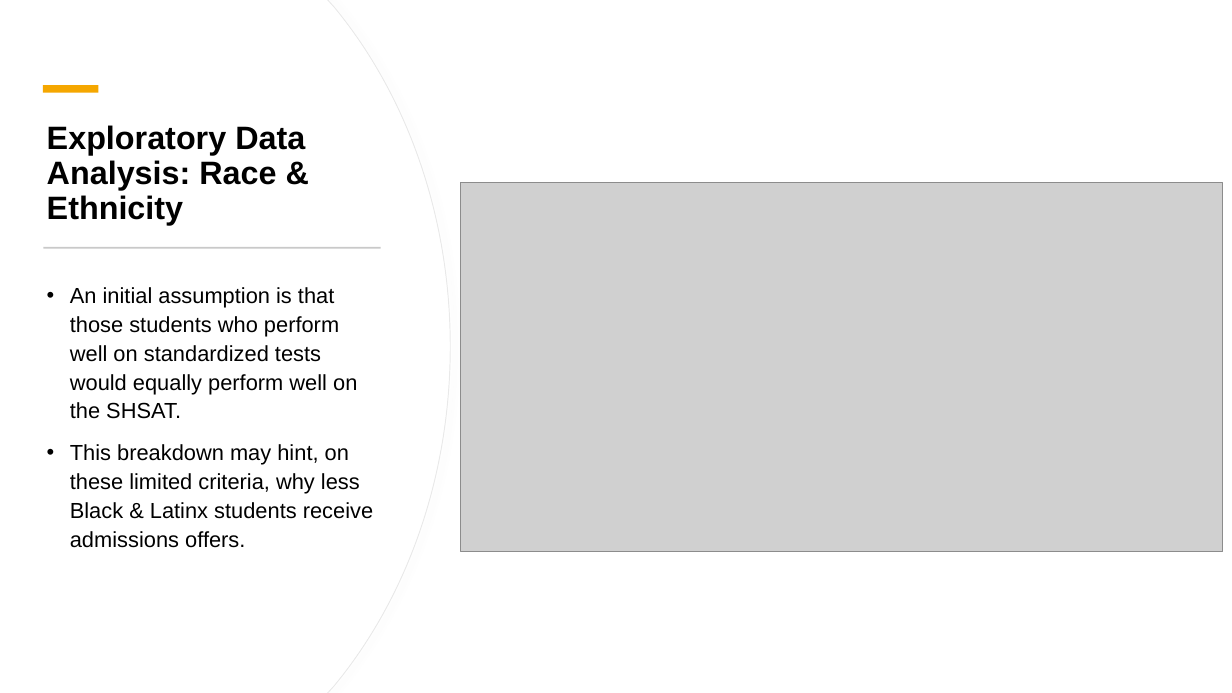
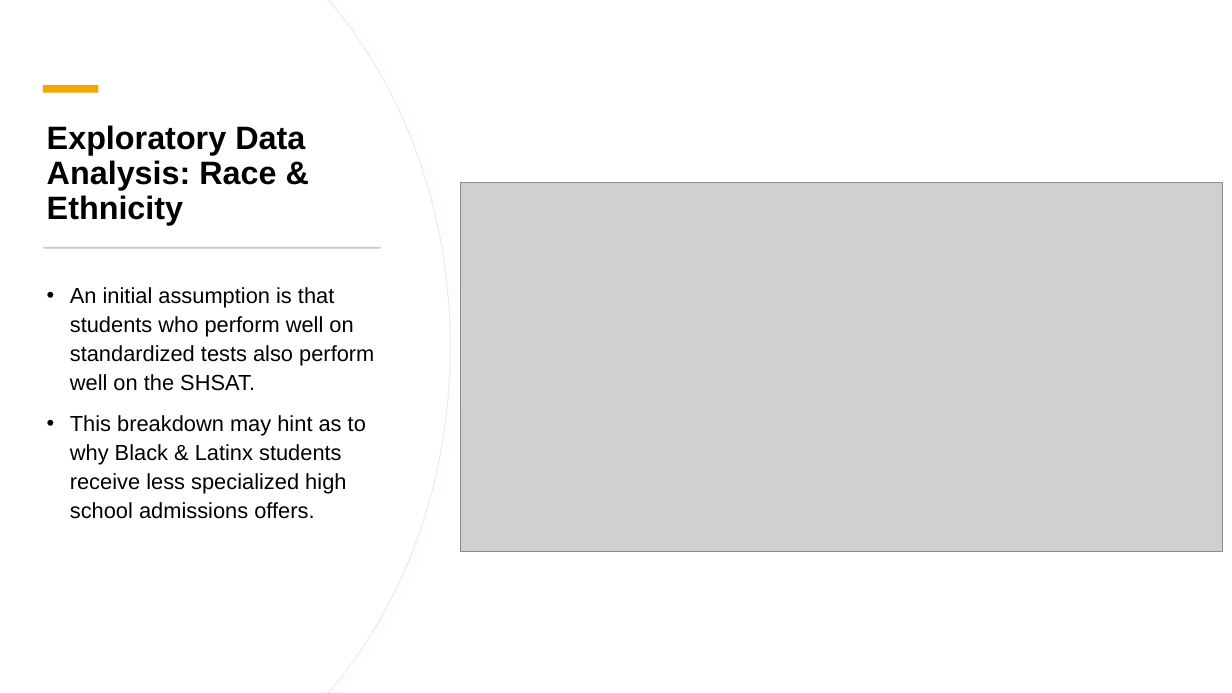
Before and after one commit to dj-m/CapstoneTwo, a slide deck: slide 6 of reports/submission/Capstone_Final_Presentation.pptx (slide 7 before the commit). Drawn at 1232x693 pixels with LibreOffice and Linux fonts; fonts in the diff are those of the drawing; grey boxes stand for pictures. Boxes give left, top, right and bottom in pixels: in the first picture for what was removed or moved away, otherwise in the second. Text is boxed around its words. In the diff, an @@ line names an element or a change of style, - is before the commit and + after.

```diff
--- a/reports/submission/Capstone_Final_Presentation.pptx
+++ b/reports/submission/Capstone_Final_Presentation.pptx
@@ text at (70, 287, 374, 519): text changed @@
-• An initial assumption is that those students who perform well on standardized tests would equally perform well on the SHSAT.
-• This breakdown may hint, on these limited criteria, why less Black & Latinx students receive admissions offers.
+• An initial assumption is that students who perform well on standardized tests also perform well on the SHSAT.
+• This breakdown may hint as to why Black & Latinx students receive less specialized high school admissions offers.
```
Also in this commit, not shown: 5 other slides changed, 1 slide removed.
